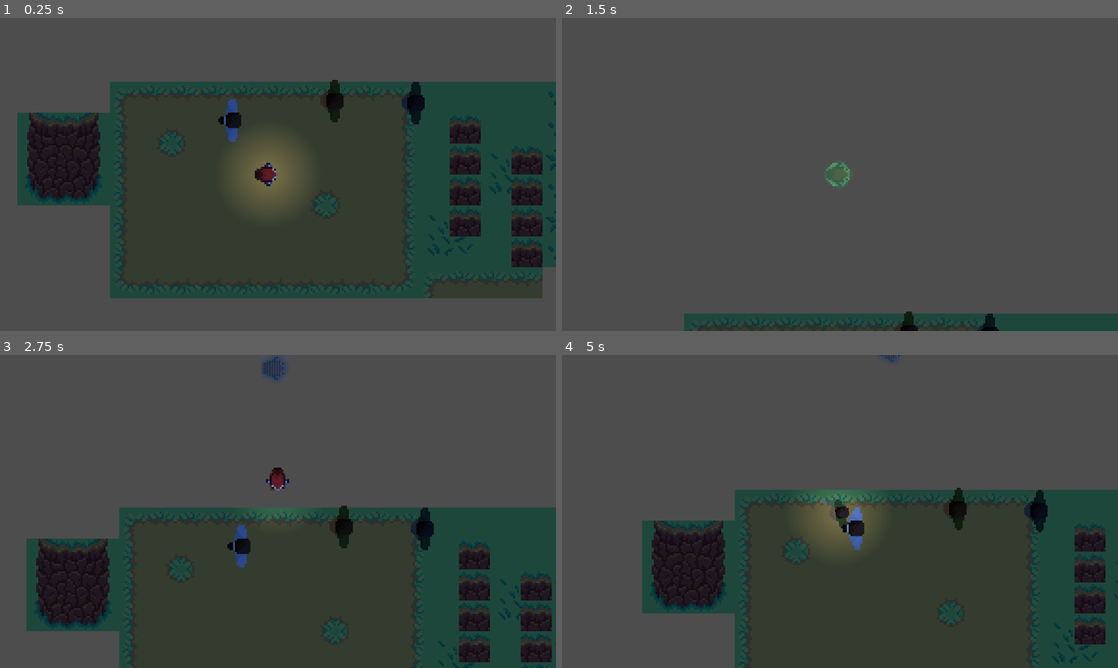
Above: before the commit, frames 1-4 (two rows, left to right).
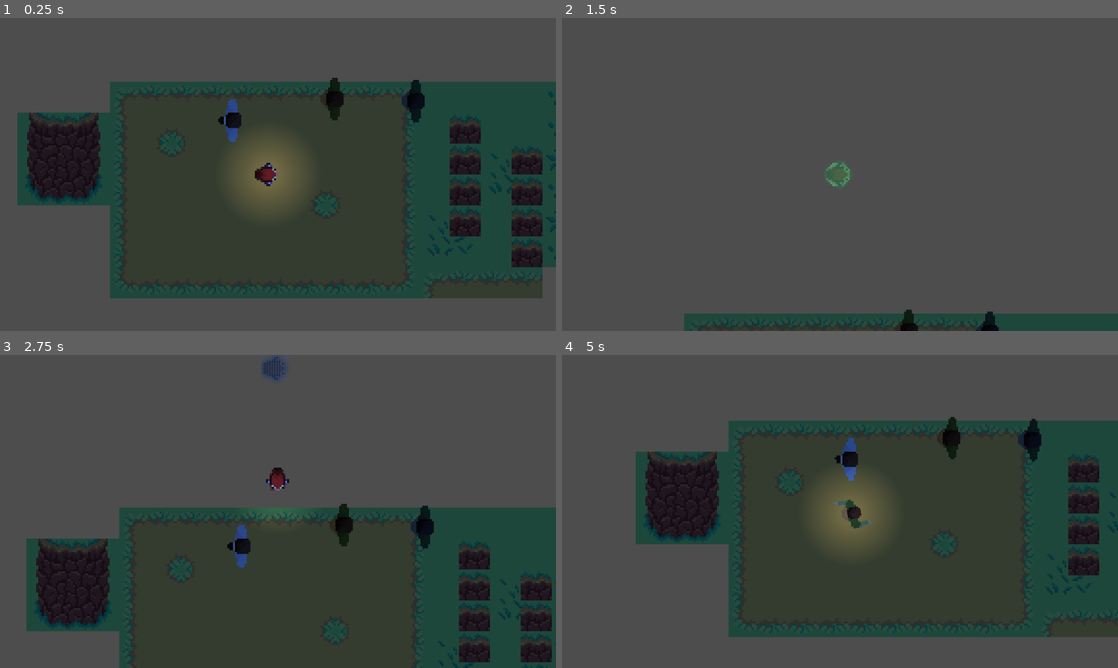
Above: after the commit, the same moments.

Repository: X-ppresso/Untitled-Gnome-Game
Game: Godot game, scene res://Scenes/Game testing.tscn
The game is run twice, just before and just after one commit, with the same random seed, the same clock (stepped at 60 frames per second) and the same inputs.
Inputs (mouse positions are in pixels of both pictures, inside the frame that each line leads up to):
- Up to frame 1 (0.25 s): no input
- Up to frame 2 (1.5 s): move the mouse to (812, 237) at 0.52 s; hold 1 (Ability_1) 0.53-1.28 s; hold W (up) from 0.53 s (still down); move the mouse to (878, 177) at 1.27 s; tap 2 (Ability_2) at 1.35 s
- Up to frame 3 (2.75 s): keep holding W (up); move the mouse to (233, 508) at 2.02 s; press the mouse at (233, 508) at 2.03 s
- Up to frame 4 (5 s): move the mouse to (867, 511) at 2.77 s; release W (up) at 2.78 s; release the mouse at (867, 511) at 2.78 s; hold A (left) 2.78-3.53 s; tap Shift (run) at 2.85 s; move the mouse to (756, 433) at 3.52 s; hold S (down) 3.53-4.28 s; hold 1 (Ability_1) 3.53-4.28 s; move the mouse to (962, 495) at 4.27 s; hold D (right) from 4.28 s (still down); tap 2 (Ability_2) at 4.35 s

The runs differ from the first frame. In frame 1, less than 0.1% of the frame differs, in the area x 58-77%, y 19-34%; in frame 2, less than 0.1%; in frame 3, less than 0.1%; in frame 4, 35%, in the area x 13-100%, y 0-100%.

Commit message:
aaaa
aaaa

Diff:
--- a/Scenes/Game testing.tscn
+++ b/Scenes/Game testing.tscn
@@ -84,11 +84,11 @@
 6:2/0 = 0
 6:2/0/physics_layer_0/polygon_0/points = PackedVector2Array(-8, -8, 8, -8, 8, 8, -8, 8)
 7:2/0 = 0
-7:2/0/physics_layer_1/polygon_0/points = PackedVector2Array(-8, -8, 8, -8, 8, 8, -8, 8)
+7:2/0/physics_layer_1/polygon_0/points = PackedVector2Array(-2.5, -8, 8, -8, 8, 8, -8, 8, -2.75, 8)
 8:2/0 = 0
 8:2/0/physics_layer_1/polygon_0/points = PackedVector2Array(-8, -8, 8, -8, 8, 8, -8, 8)
 9:2/0 = 0
-9:2/0/physics_layer_1/polygon_0/points = PackedVector2Array(-8, -8, 8, -8, 8, 8, -8, 8)
+9:2/0/physics_layer_1/polygon_0/points = PackedVector2Array(-8, -8, 3.35876, -8, 3.53553, 8, -8, 8, -8, 8)
 10:2/0 = 0
 10:2/0/physics_layer_1/polygon_0/points = PackedVector2Array(-8, -8, 8, -8, 8, 8, -8, 8)
 11:2/0 = 0
@@ -116,11 +116,11 @@
 6:3/0 = 0
 6:3/0/physics_layer_0/polygon_0/points = PackedVector2Array(-8, -8, 8, -8, 8, 8, -8, 8)
 7:3/0 = 0
-7:3/0/physics_layer_1/polygon_0/points = PackedVector2Array(-8, -8, 8, -8, 8, 8, -8, 8)
+7:3/0/physics_layer_1/polygon_0/points = PackedVector2Array(-2.5, -8, 8, -8, 8, 8, -8, 8, -2.75, 8)
 8:3/0 = 0
 8:3/0/physics_layer_1/polygon_0/points = PackedVector2Array(-8, -8, 8, -8, 8, 8, -8, 8)
 9:3/0 = 0
-9:3/0/physics_layer_1/polygon_0/points = PackedVector2Array(-8, -8, 8, -8, 8, 8, -8, 8)
+9:3/0/physics_layer_1/polygon_0/points = PackedVector2Array(-8, -8, 3.35876, -8, 3.53553, 8, -8, 8, -8, 8)
 10:3/0 = 0
 10:3/0/physics_layer_1/polygon_0/points = PackedVector2Array(-8, -8, 8, -8, 8, 8, -8, 8)
 11:3/0 = 0
@@ -150,11 +150,11 @@
 6:4/0 = 0
 6:4/0/physics_layer_0/polygon_0/points = PackedVector2Array(-8, -8, 8, -8, 8, 8, -8, 8)
 7:4/0 = 0
-7:4/0/physics_layer_1/polygon_0/points = PackedVector2Array(-8, -8, 8, -8, 8, 8, -8, 8)
+7:4/0/physics_layer_1/polygon_0/points = PackedVector2Array(-2.5, -8, 8, -8, 8, 8, -8, 8, -2.75, 8)
 8:4/0 = 0
 8:4/0/physics_layer_1/polygon_0/points = PackedVector2Array(-8, -8, 8, -8, 8, 8, -8, 8)
 9:4/0 = 0
-9:4/0/physics_layer_1/polygon_0/points = PackedVector2Array(-8, -8, 8, -8, 8, 8, -8, 8)
+9:4/0/physics_layer_1/polygon_0/points = PackedVector2Array(-8, -8, 3.35876, -8, 3.53553, 8, -8, 8, -8, 8)
 10:4/0 = 0
 11:4/0 = 0
 0:5/0 = 0
@@ -293,3 +293,4 @@
 
 [node name="Game_Over" parent="." instance=ExtResource("6_wsrfq")]
 process_mode = 2
+visible = false
--- a/Scenes/NPC.tscn
+++ b/Scenes/NPC.tscn
@@ -1,56 +1,19 @@
-[gd_scene load_steps=22 format=3 uid="uid://c4nnkyvx66n27"]
+[gd_scene load_steps=16 format=3 uid="uid://c4nnkyvx66n27"]
 
 [ext_resource type="Script" path="res://Scripts/npc.gd" id="1_83bud"]
 [ext_resource type="Shader" path="res://Shaders/Outline.gdshader" id="2_2eo2t"]
 [ext_resource type="Texture2D" uid="uid://dyu4dlqxeo3q8" path="res://Sprites/npc-idle-rev01.png" id="3_w1lah"]
-[ext_resource type="Script" path="res://Scripts/outline.gd" id="4_uwkrm"]
 [ext_resource type="Texture2D" uid="uid://b8g12pgd1qfua" path="res://Sprites/npc-walk-rev01.png" id="5_tuwo0"]
+
+[sub_resource type="ShaderMaterial" id="ShaderMaterial_1nn7e"]
+shader = ExtResource("2_2eo2t")
+shader_parameter/allow_out_of_bounds = true
+shader_parameter/outline_thickness = 1.0
+shader_parameter/outline_color = Color(1, 1, 1, 1)
 
 [sub_resource type="CapsuleShape2D" id="CapsuleShape2D_ho544"]
 radius = 4.0
-height = 16.0
-
-[sub_resource type="ShaderMaterial" id="ShaderMaterial_pkiit"]
-shader = ExtResource("2_2eo2t")
-shader_parameter/allow_out_of_bounds = true
-shader_parameter/outline_thickness = 2.0
-shader_parameter/outline_color = Color(1, 1, 1, 1)
-
-[sub_resource type="AtlasTexture" id="AtlasTexture_pqx4b"]
-atlas = ExtResource("3_w1lah")
-region = Rect2(0, 0, 32, 32)
-
-[sub_resource type="AtlasTexture" id="AtlasTexture_t4du3"]
-atlas = ExtResource("3_w1lah")
-region = Rect2(32, 0, 32, 32)
-
-[sub_resource type="AtlasTexture" id="AtlasTexture_bydrk"]
-atlas = ExtResource("3_w1lah")
-region = Rect2(64, 0, 32, 32)
-
-[sub_resource type="AtlasTexture" id="AtlasTexture_t73og"]
-atlas = ExtResource("3_w1lah")
-region = Rect2(96, 0, 32, 32)
-
-[sub_resource type="SpriteFrames" id="SpriteFrames_ywt3o"]
-animations = [{
-"frames": [{
-"duration": 1.0,
-"texture": SubResource("AtlasTexture_pqx4b")
-}, {
-"duration": 1.0,
-"texture": SubResource("AtlasTexture_t4du3")
-}, {
-"duration": 1.0,
-"texture": SubResource("AtlasTexture_bydrk")
-}, {
-"duration": 1.0,
-"texture": SubResource("AtlasTexture_t73og")
-}],
-"loop": true,
-"name": &"Idle",
-"speed": 3.0
-}]
+height = 22.0
 
 [sub_resource type="AtlasTexture" id="AtlasTexture_d003k"]
 atlas = ExtResource("3_w1lah")
@@ -127,24 +90,14 @@
 script = ExtResource("1_83bud")
 colors = [Color(1, 0.571308, 0.506958, 1), Color(1, 0.703593, 0.992505, 1), Color(0.498646, 0.664463, 1, 1), Color(1, 0.828514, 0.613115, 1), Color(1, 1, 1, 1)]
 interact_name = "Steal"
+outline = SubResource("ShaderMaterial_1nn7e")
 
 [node name="CollisionShape2D" type="CollisionShape2D" parent="."]
 position = Vector2(1, 0)
 shape = SubResource("CapsuleShape2D_ho544")
 
-[node name="Outline" type="AnimatedSprite2D" parent="."]
-visible = false
-show_behind_parent = true
-material = SubResource("ShaderMaterial_pkiit")
-position = Vector2(1, 1)
-rotation = 1.5708
-sprite_frames = SubResource("SpriteFrames_ywt3o")
-animation = &"Idle"
-frame_progress = 0.665191
-script = ExtResource("4_uwkrm")
-
 [node name="NPC" type="AnimatedSprite2D" parent="."]
-position = Vector2(1, 1)
+position = Vector2(1, 0)
 rotation = 1.5708
 sprite_frames = SubResource("SpriteFrames_ghoma")
 animation = &"idle"
--- a/Scenes/game_over.gd
+++ b/Scenes/game_over.gd
@@ -9,7 +9,7 @@
 
 func _on_exit_pressed() -> void:
 	pass # Replace with function body.
-	$".".get_tree().reload_current_scene()
+
 
 func game_over():
 	get_tree().paused = true
--- a/Scripts/npc.gd
+++ b/Scripts/npc.gd
@@ -3,6 +3,11 @@
 @export var colors = [Color()]
 @export var interact_name: String = ""
 @export var is_interactable = true
+@export var outline: ShaderMaterial
+@export var default: ShaderMaterial
+var mouse_is_hovering = false
+
+@onready var color_rect_node = $NPC
 
 var interact: Callable = func():
 	pass
@@ -11,7 +16,6 @@
 	randomize()
 	modulate = colors[randi() % colors.size()]
 	$NPC.play("idle")
-	$Outline.play("Idle")
 
 func toggle_outline():
-	$Outline.visible = true
+	color_rect_node.material = outline
